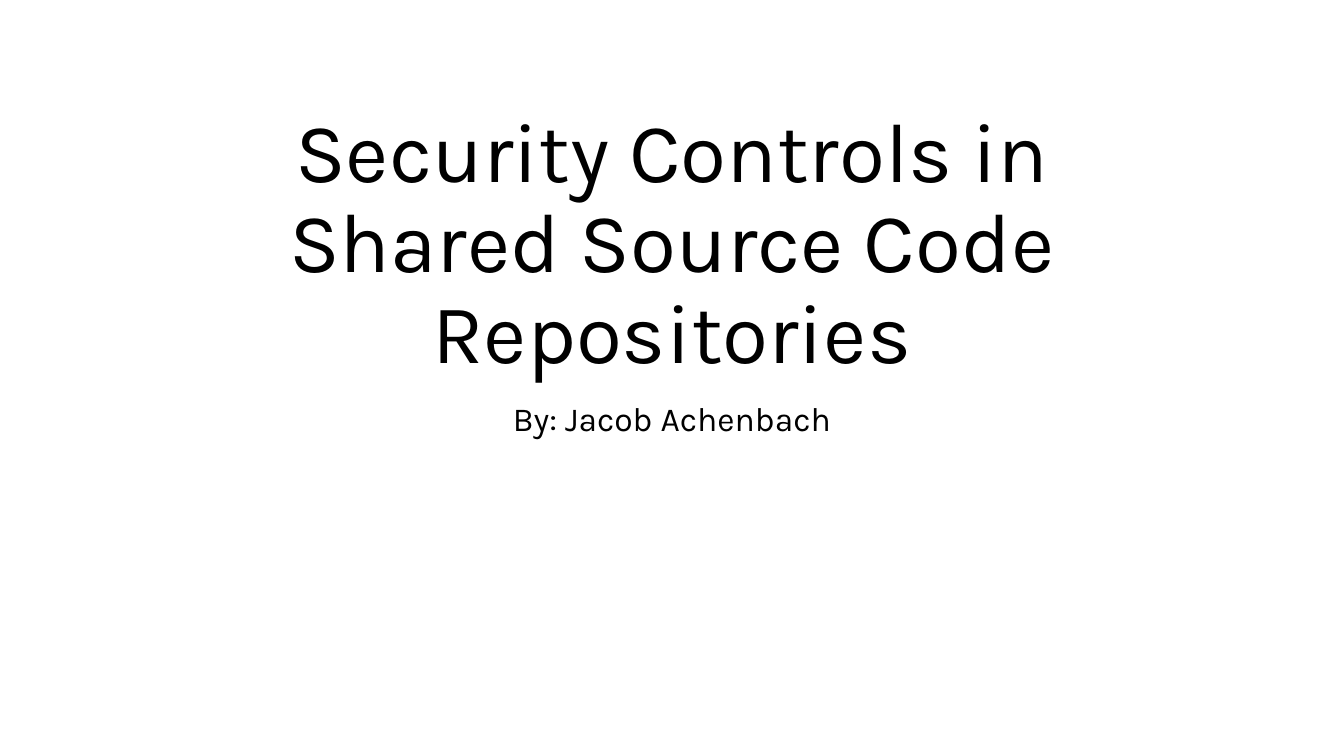
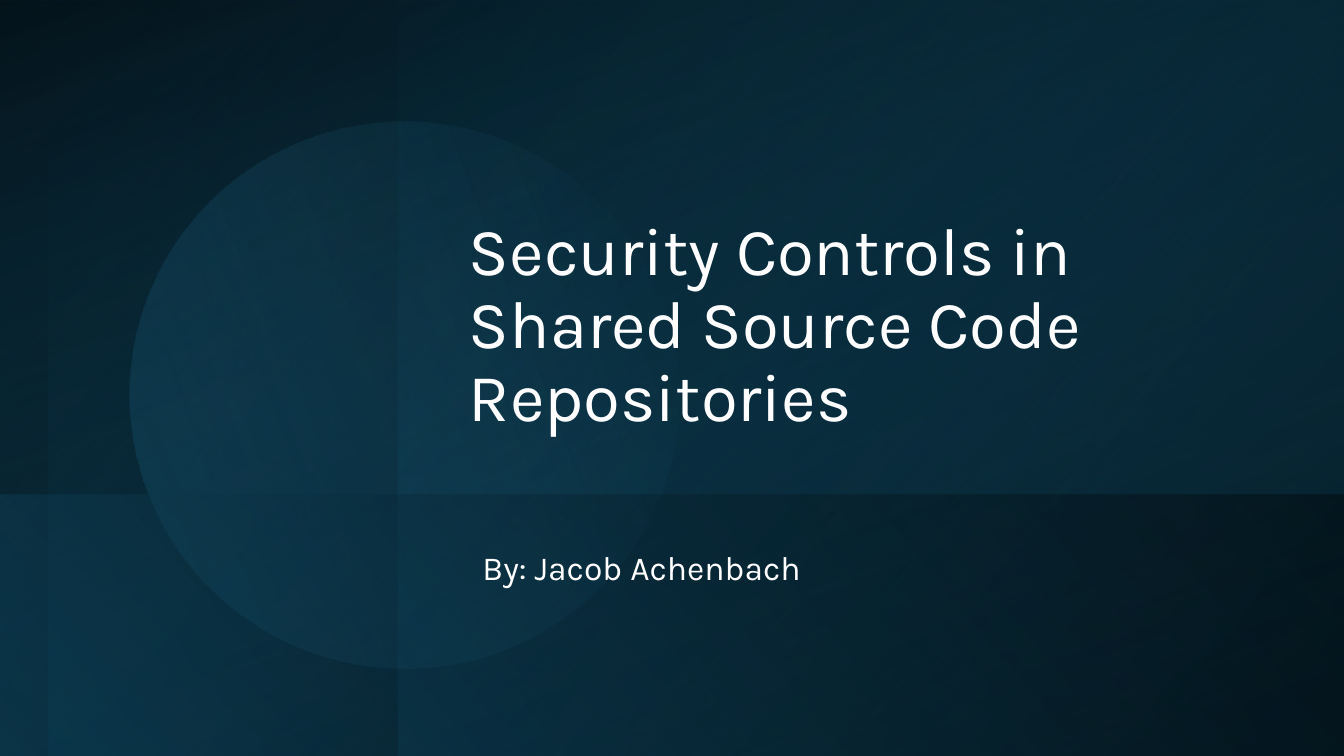
Before and after one commit to jacobwachenbach/csd-380, a slide deck: slide 1 of module-11/Achenbach-module11-csd-380.pptx. Drawn at 1344x756 pixels with LibreOffice and Linux fonts; fonts in the diff are those of the drawing. Boxes give left, top, right and bottom in pixels: in the first picture for what was removed or moved away, otherwise in the second. Text is boxed around its words. In the diff, an @@ line names an element or a change of style, - is before the commit and + after.

```diff
--- a/module-11/Achenbach-module11-csd-380.pptx
+++ b/module-11/Achenbach-module11-csd-380.pptx
@@ rectangle added at <box>0,0,1344,756</box>, fill gradient #000000 to #104862 @@
@@ rectangle added at <box>0,0,397,756</box>, fill gradient #104862 to #000000 @@
@@ rectangle added at <box>0,0,1344,756</box>, fill gradient #104862 to #000000 @@
@@ rectangle added at <box>48,0,1344,756</box>, fill gradient #0B3041 to #156082 @@
@@ rectangle added at <box>398,1,1344,756</box>, fill gradient #104862 to #000000 @@
@@ ellipse added at <box>87,78,723,712</box>, fill gradient #156082 to #46B1E1 @@
@@ title "Security Controls in Shared Source ...": place and size @@
-title "Security Controls in Shared Source ..." at <box>289,124,1054,383</box>
+title "Security Controls in Shared Source ..." at <box>469,228,1081,437</box>
@@ title "Security Controls in Shared Source ..." at <box>469,228,1081,437</box>: size 60 to 48 pt, text colour #000000 to #FFFFFF; alignment centre to left @@
@@ rectangle added at <box>0,495,1344,756</box>, fill gradient #104862 to #000000 @@
@@ subtitle "By: Jacob Achenbach": place and size @@
-subtitle "By: Jacob Achenbach" at <box>513,408,831,440</box>
+subtitle "By: Jacob Achenbach" at <box>482,557,800,589</box>
@@ subtitle "By: Jacob Achenbach" at <box>482,557,800,589</box>: text colour #000000 to #FFFFFF; alignment centre to left @@
```
Also in this commit, not shown: 10 other slides changed.
